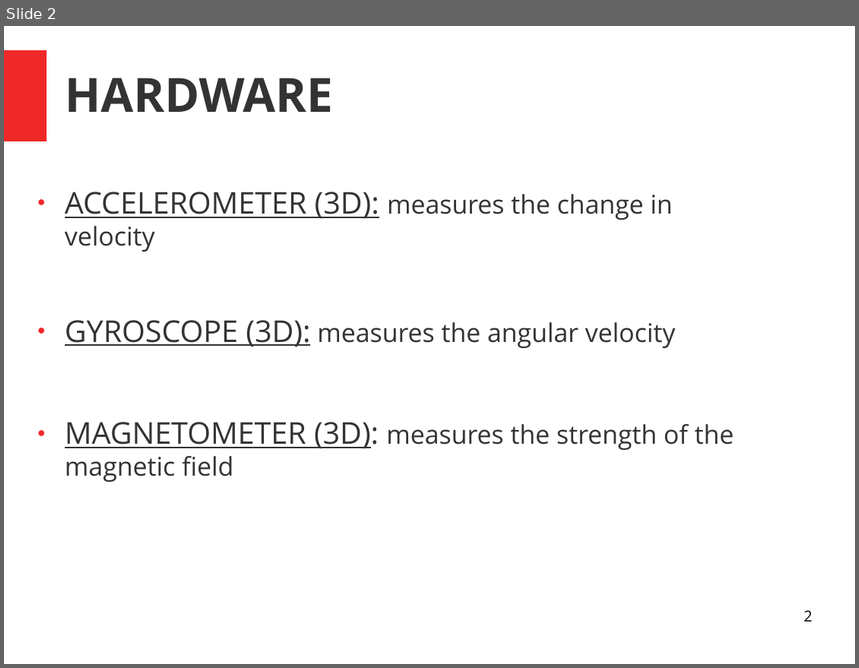
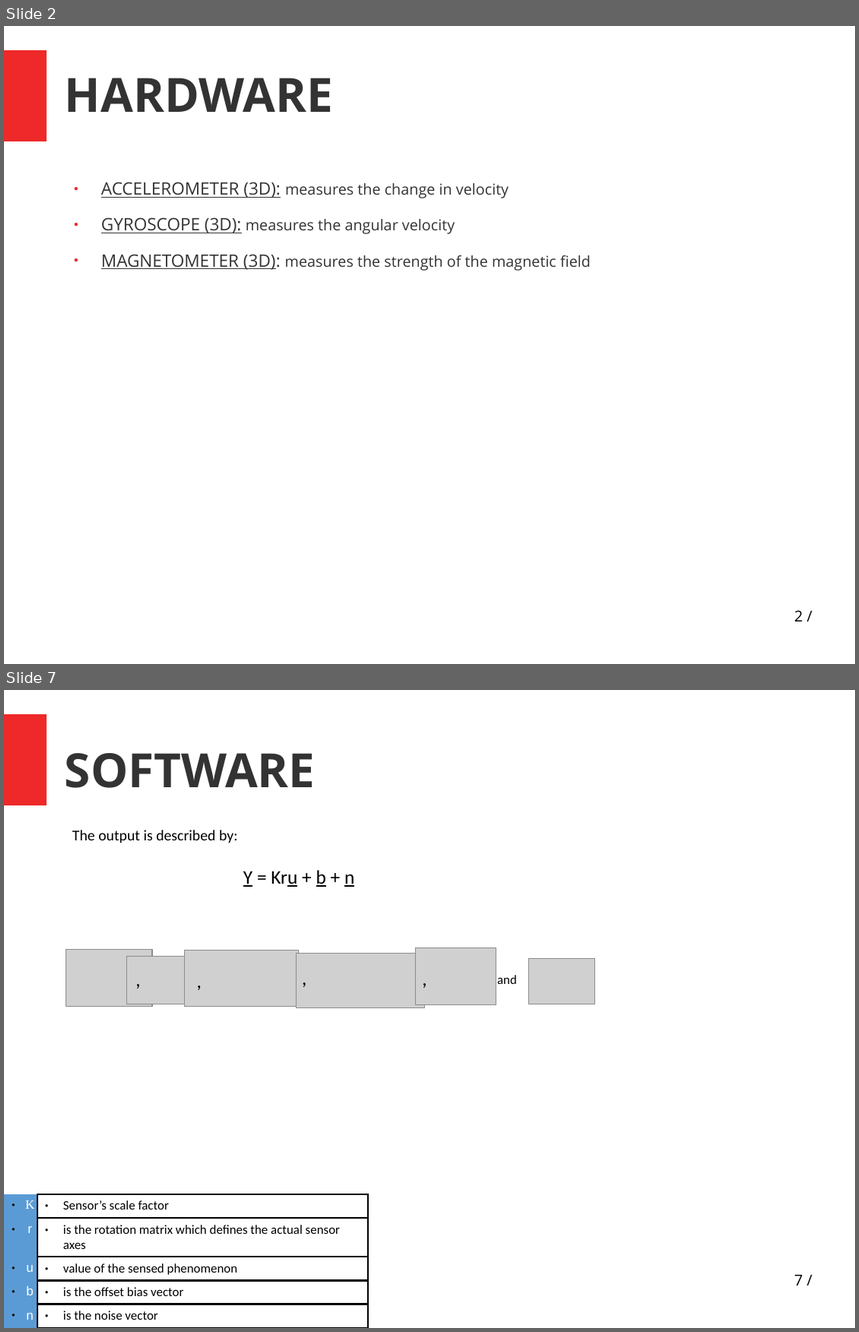
Before and after one commit to athava/ptixiaki, a slide deck: Untitled 1.odp. Shown one above the other, each under a label of ours: slide 2 before the commit, slides 2 and 7 after it; the slides between them are not shown. The pictures are 859x668 and 859x1332 pixels, drawn with LibreOffice and Linux fonts; fonts in the diff are those of the drawing; grey boxes stand for pictures. Boxes give left, top, right and bottom in pixels: in the first picture for what was removed or moved away, otherwise in the second. Text is boxed around its words. In the diff, an @@ line names an element or a change of style, - is before the commit and + after.

```diff
--- a/Untitled 1.odp
+++ b/Untitled 1.odp
@@ slide 7 added at bbox=[4, 690, 855, 1328], background #FFFFFF; not listed: 1 template element that a slide beside it also shows @@
@@ text added at bbox=[65, 753, 316, 788], 44 pt, text #333333, bold @@
+SOFTWARE
@@ text added at bbox=[72, 830, 238, 844], 14 pt, text #000000 @@
+The output is described by:
@@ text added at bbox=[243, 870, 354, 887], 18 pt, text #000000 @@
+Y = Kru + b + n
@@ group added at bbox=[66, 948, 595, 1008]: 6 pictures, 5 texts @@
+,
+,
+,
+,
+and
@@ table added at bbox=[4, 1195, 368, 1328], 5 rows, 2 columns @@
+K | Sensor’s scale factor
+r | is the rotation matrix which defines the actual sensor axes
+u | value of the sensed phenomenon
+b | is the offset bias vector
+n | is the noise vector
@@ page number added at bbox=[794, 1275, 803, 1286], 14 pt, text #000000 @@
+7 /
@@ slide 2 changed as well @@
@@ text "ACCELEROMETER (3D): measures the change ...": place and size @@
-text "ACCELEROMETER (3D): measures the change ..." at bbox=[65, 192, 734, 482]
+text "ACCELEROMETER (3D): measures the change ..." at bbox=[101, 182, 591, 271]
@@ text "ACCELEROMETER (3D): measures the change ..." at bbox=[101, 182, 591, 271]: size 28 to 16 pt in "ACCELEROMETER (3D):", "GYROSCOPE (3D):", "MAGNETOMETER (3D):"; size 24 to 14 pt in "measures the change in velocity", "measures the angular velocity", "measures the strength of the magnetic field"; indent changed @@
@@ page number at bbox=[794, 610, 803, 622]: text changed @@
-2
+2 /
```
Also in this commit, not shown: 5 other slides changed, 3 other slides added, 3 other files.
